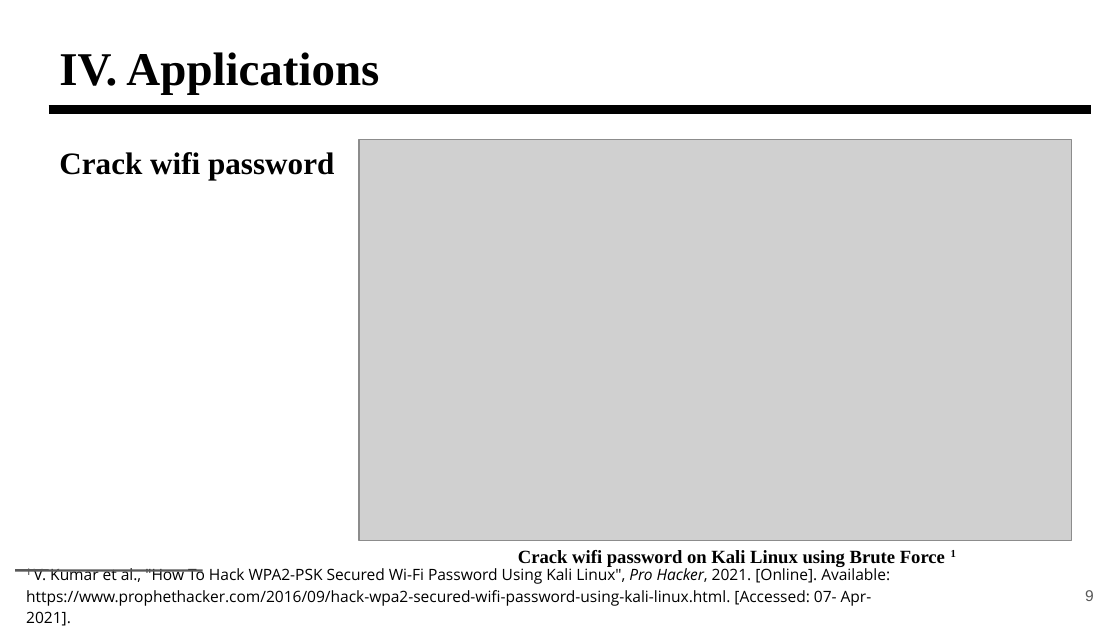
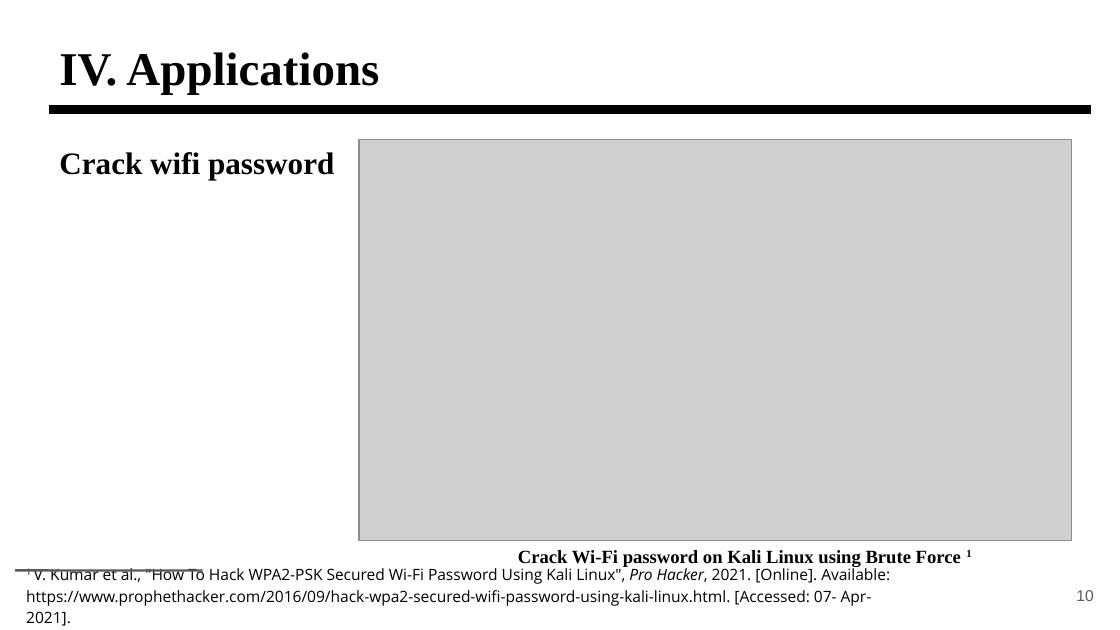
Before and after one commit to ThangDuong59/CS112.L23.KHCL, a slide deck: slide 10 of seminar/CS112-Brute-Force.pptx (slide 9 before the commit). Drawn at 1120x630 pixels with LibreOffice and Linux fonts; fonts in the diff are those of the drawing; grey boxes stand for pictures. Boxes give left, top, right and bottom in pixels: in the first picture for what was removed or moved away, otherwise in the second. Text is boxed around its words. In the diff, an @@ line names an element or a change of style, - is before the commit and + after.

```diff
--- a/seminar/CS112-Brute-Force.pptx
+++ b/seminar/CS112-Brute-Force.pptx
@@ text at (518,550,971,567): text changed @@
-Crack wifi password on Kali Linux using Brute Force 1
+Crack Wi-Fi password on Kali Linux using Brute Force 1
@@ page number at (1076,590,1093,601): text changed @@
-9
+10
```
Also in this commit, not shown: 5 other slides changed, 1 slide added.
